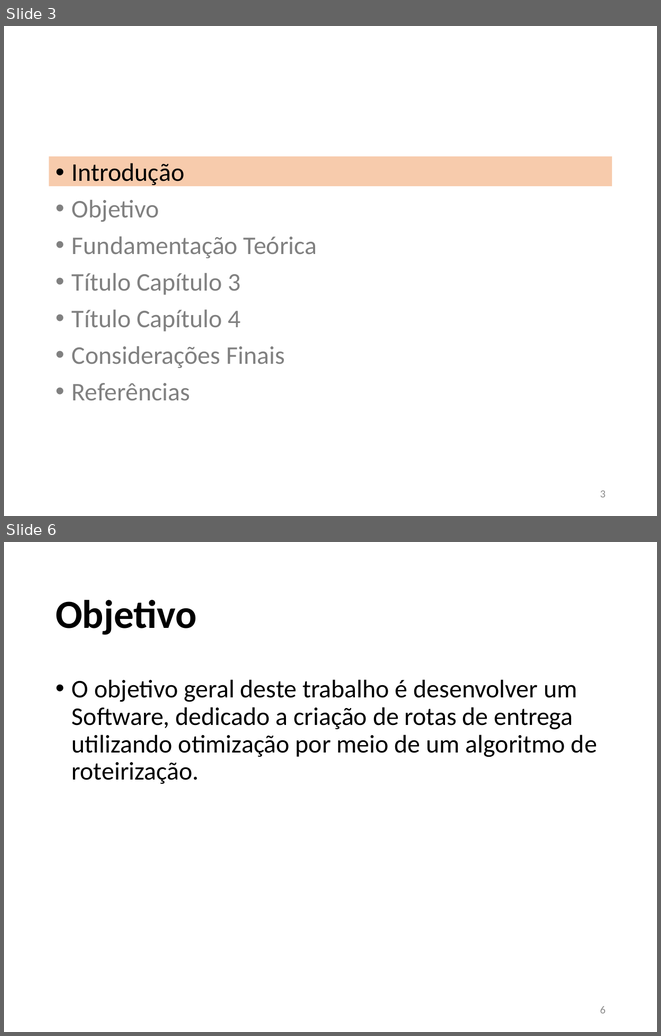
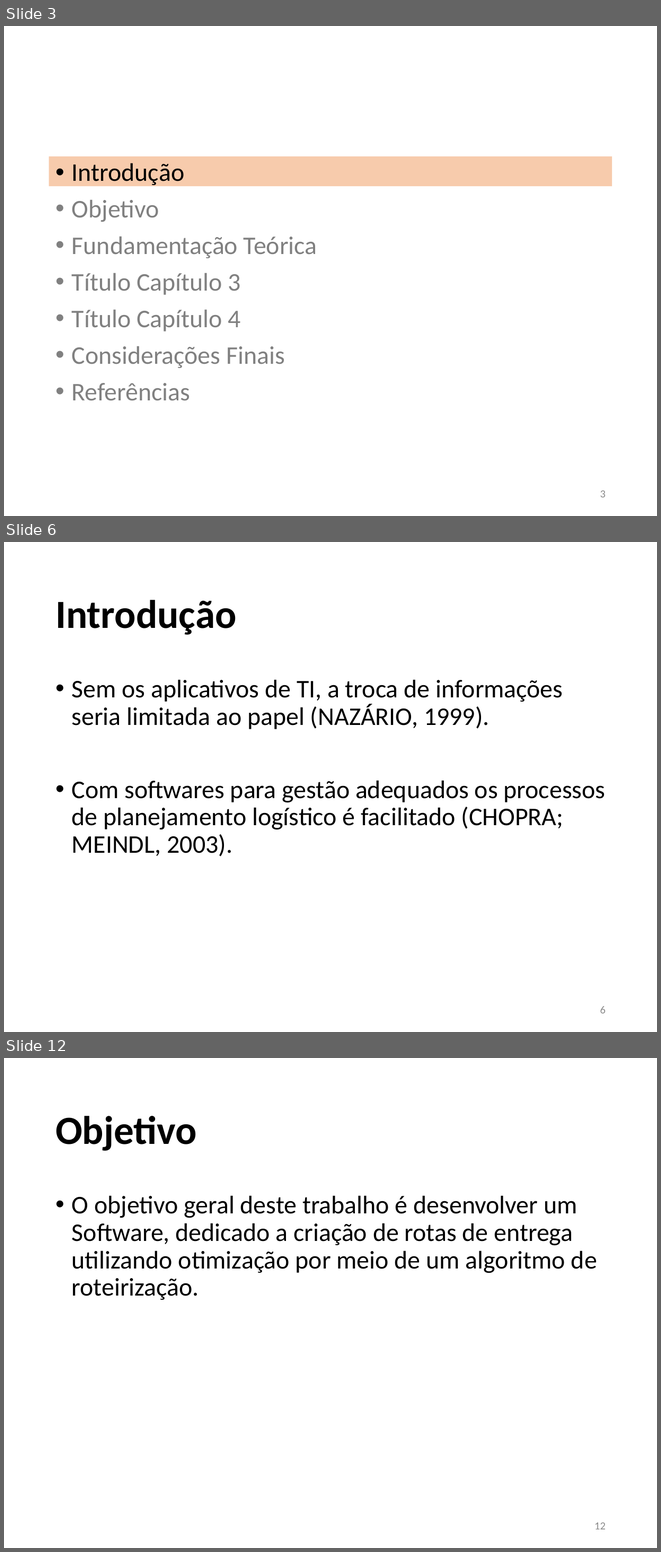
Before and after one commit to JoaoVFG/documentacaoTG, a slide deck: APRESENTAÇÃO JOAO VITOR.pptx. Shown one above the other, each under a label of ours: slides 3 and 6 before the commit, slides 3, 6 and 12 after it; the slides between them are not shown. The pictures are 661x1036 and 661x1552 pixels, drawn with LibreOffice and Linux fonts; fonts in the diff are those of the drawing. Boxes give left, top, right and bottom in pixels: in the first picture for what was removed or moved away, otherwise in the second. Text is boxed around its words. In the diff, an @@ line names an element or a change of style, - is before the commit and + after.

```diff
--- a/APRESENTAÇÃO JOAO VITOR.pptx
+++ b/APRESENTAÇÃO JOAO VITOR.pptx
@@ slide 6 added at [4,542,657,1032], background #FFFFFF @@
@@ title added at [55,600,237,635], 44 pt, text #000000, bold @@
+Introdução
@@ text added at [72,679,606,856], 28 pt, text #000000 @@
+• Sem os aplicativos de TI, a troca de informações seria limitada ao papel (NAZÁRIO, 1999).
+• Com softwares para gestão adequados os processos de planejamento logístico é facilitado (CHOPRA; MEINDL, 2003).
@@ page number added at [600,1006,606,1013], 12 pt, text #8C8C8C @@
+6
@@ what was slide 6 is now slide 12 @@
@@ page number at [594,1522,606,1529]: text changed @@
-6
+12
```
Also in this commit, not shown: 10 slides changed, 11 other slides added, 3 slides removed, 1 other file.
